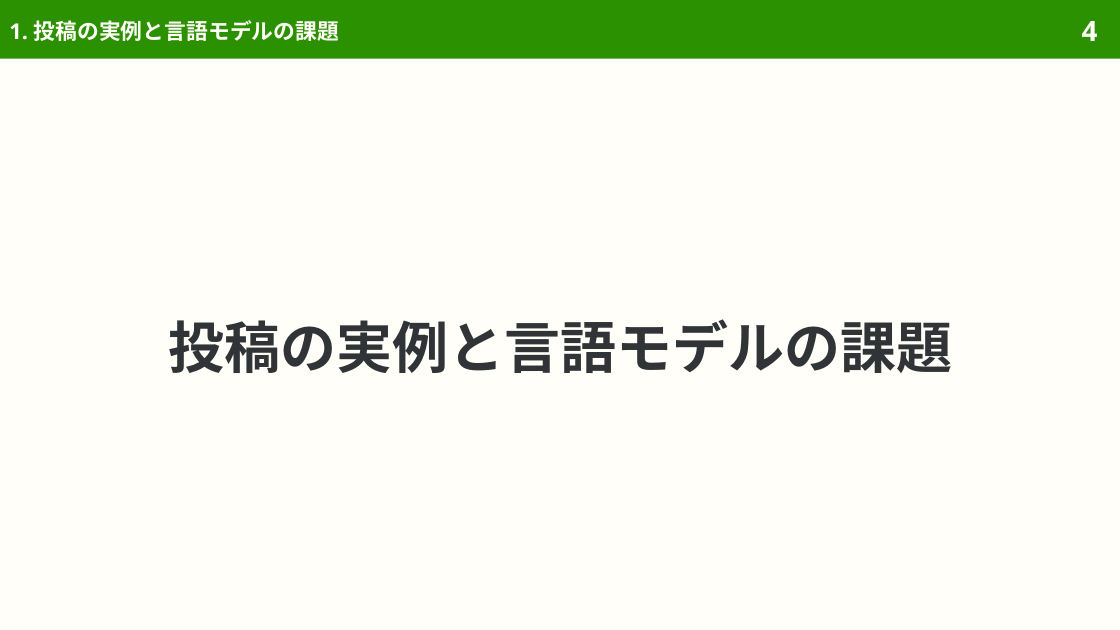
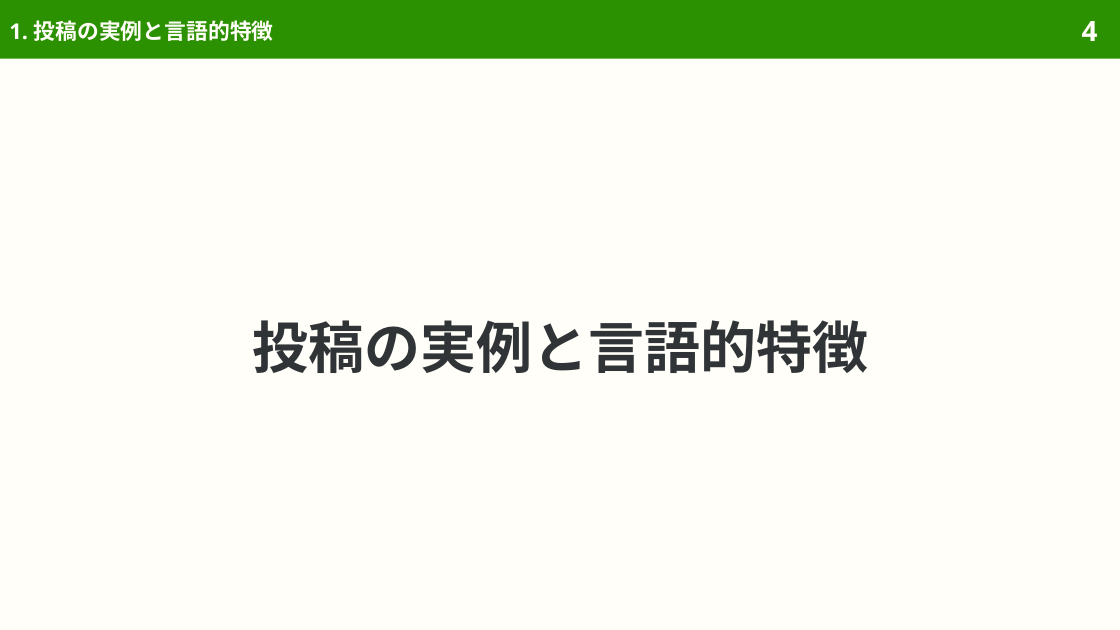
Before and after one commit to sasakiy84/datasets-in-10-minutes, a slide deck: slide 4 of slides/datasets-in-10-minutes-twitter-aae.pptx. Drawn at 1120x630 pixels with LibreOffice and Linux fonts; fonts in the diff are those of the drawing. Boxes give left, top, right and bottom in pixels: in the first picture for what was removed or moved away, otherwise in the second. Text is boxed around its words. In the diff, an @@ line names an element or a change of style, - is before the commit and + after.

```diff
--- a/slides/datasets-in-10-minutes-twitter-aae.pptx
+++ b/slides/datasets-in-10-minutes-twitter-aae.pptx
@@ title at <box>9,20,274,41</box>: text changed @@
-1. 投稿の実例と言語モデルの課題
+1. 投稿の実例と言語的特徴
@@ title at <box>252,320,868,373</box>: text changed @@
-投稿の実例と言語モデルの課題
+投稿の実例と言語的特徴
```
Also in this commit, not shown: 27 other slides changed, 12 slides removed, 46 other files.
